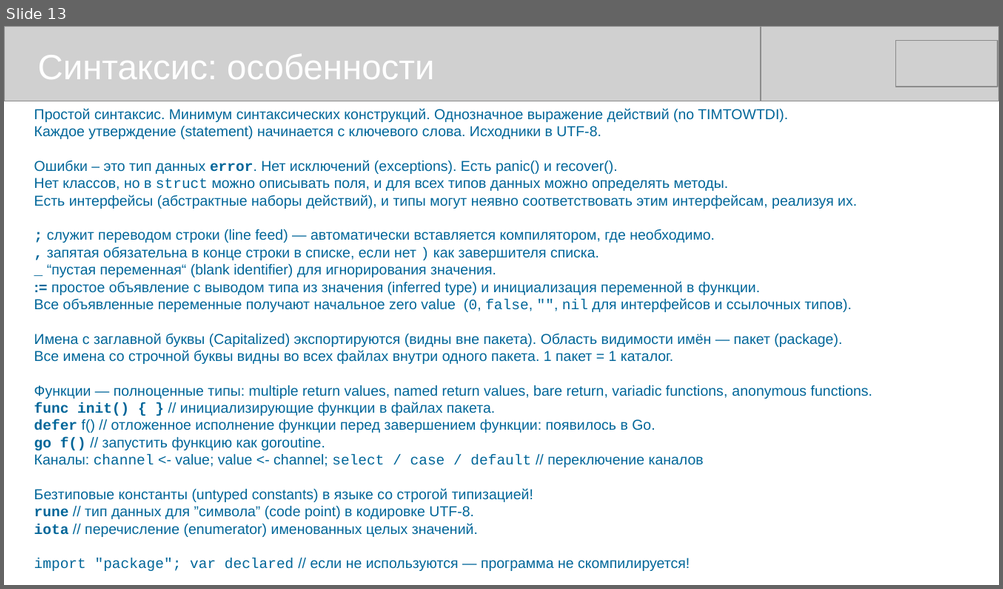
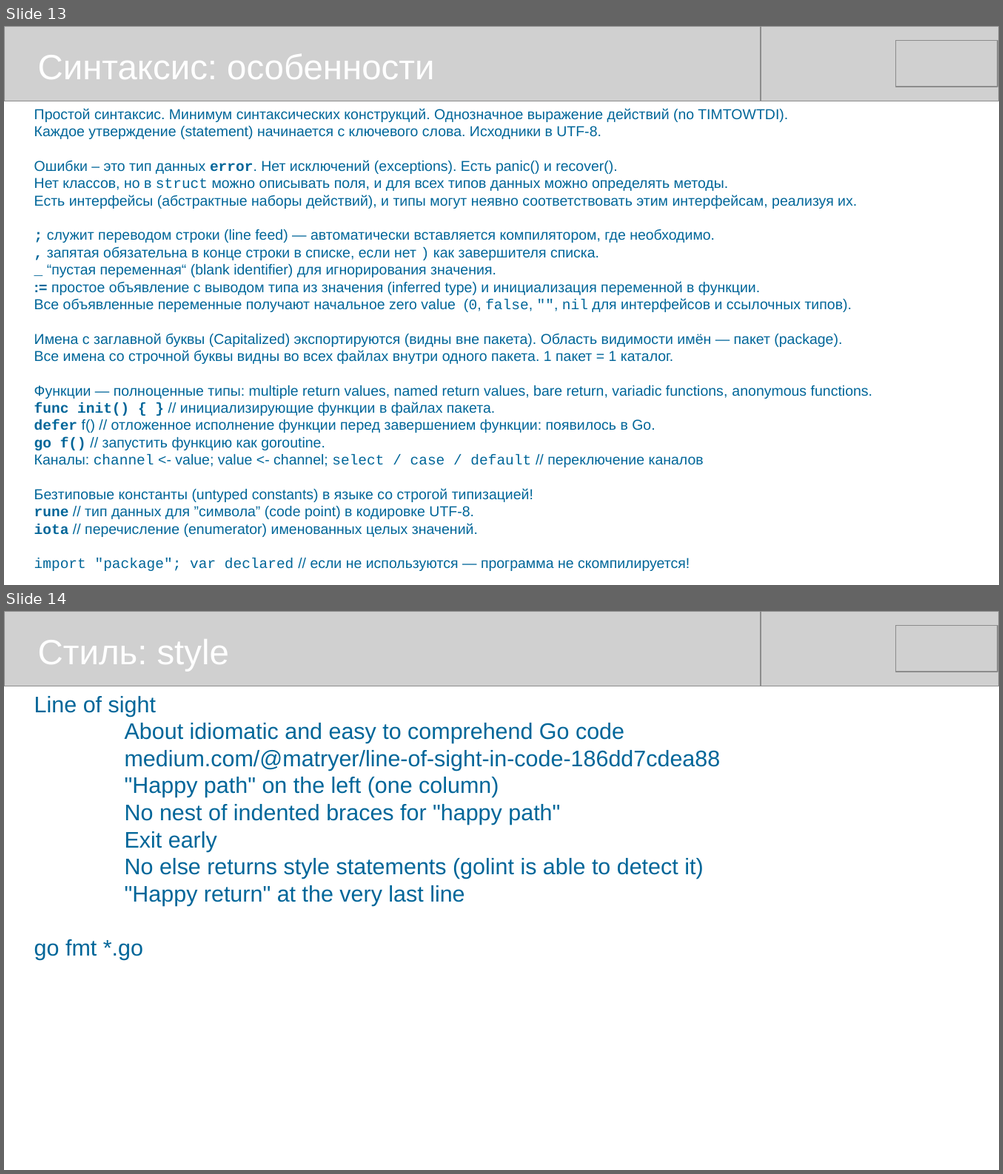
Before and after one commit to mike-shock/Go_language, a slide deck: review/Go_Review.odp. Shown one above the other, each under a label of ours: slide 13 before the commit, slides 13 and 14 after it. The pictures are 1003x589 and 1003x1174 pixels, drawn with LibreOffice and Linux fonts; fonts in the diff are those of the drawing; grey boxes stand for pictures. Boxes give left, top, right and bottom in pixels: in the first picture for what was removed or moved away, otherwise in the second. Text is boxed around its words. In the diff, an @@ line names an element or a change of style, - is before the commit and + after.

```diff
--- a/review/Go_Review.odp
+++ b/review/Go_Review.odp
@@ slide 14 added at box(4, 611, 999, 1170), background #FFFFFF @@
@@ picture added at box(4, 611, 760, 686) @@
@@ picture added at box(242, 611, 999, 686) @@
@@ picture added at box(896, 626, 998, 672) @@
@@ text added at box(38, 639, 229, 671), 28 pt, text #FFFFFF @@
+Стиль: style
@@ text added at box(34, 696, 720, 960), 18 pt, text #006699 @@
+Line of sight
+About idiomatic and easy to comprehend Go code
+medium.com/@matryer/line-of-sight-in-code-186dd7cdea88
+"Happy path" on the left (one column)
+No nest of indented braces for "happy path"
+Exit early
+No else returns style statements (golint is able to detect it)
+"Happy return" at the very last line
+go fmt *.go
```
Also in this commit, not shown: 6 slides changed, 2 other slides added.
